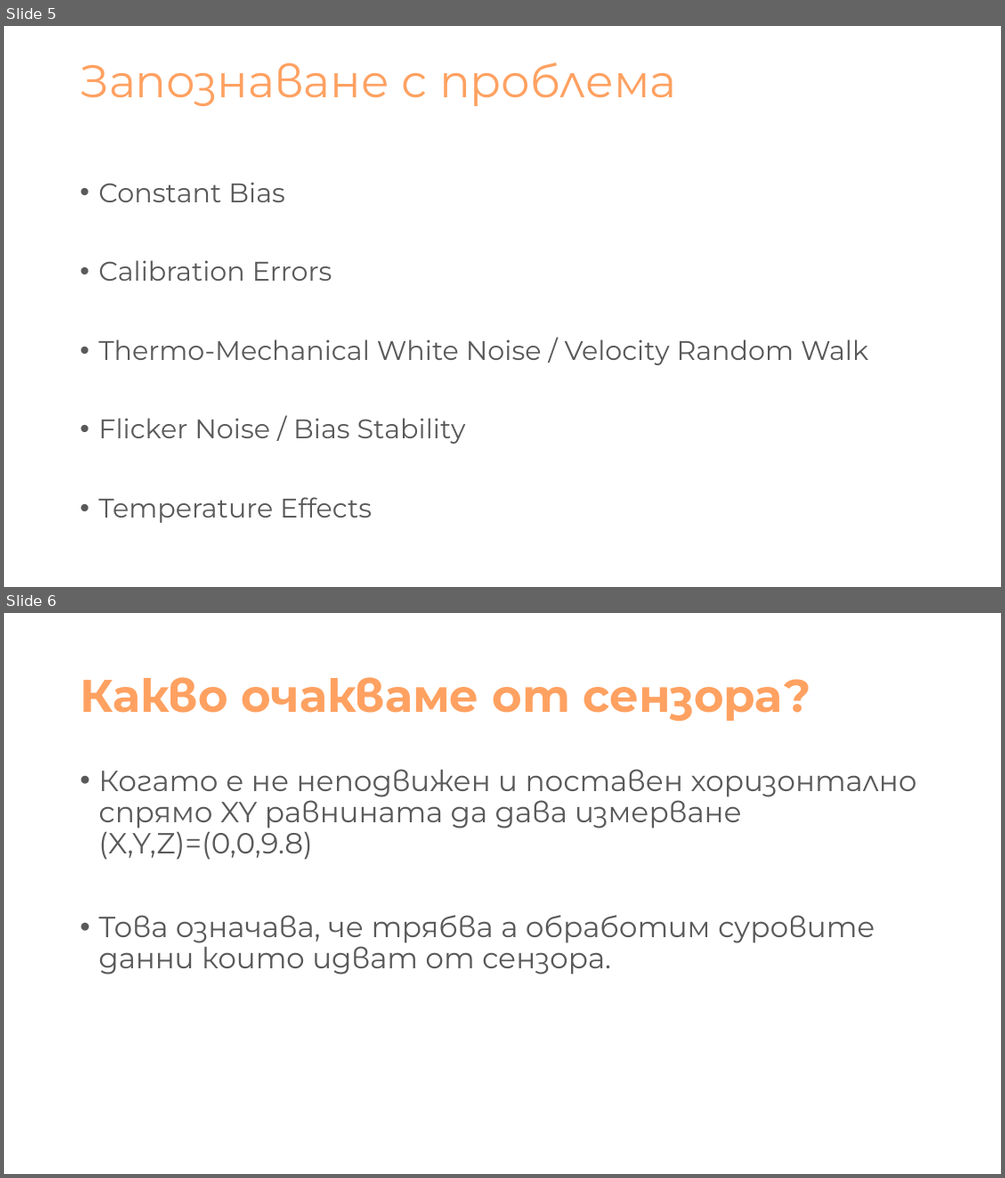
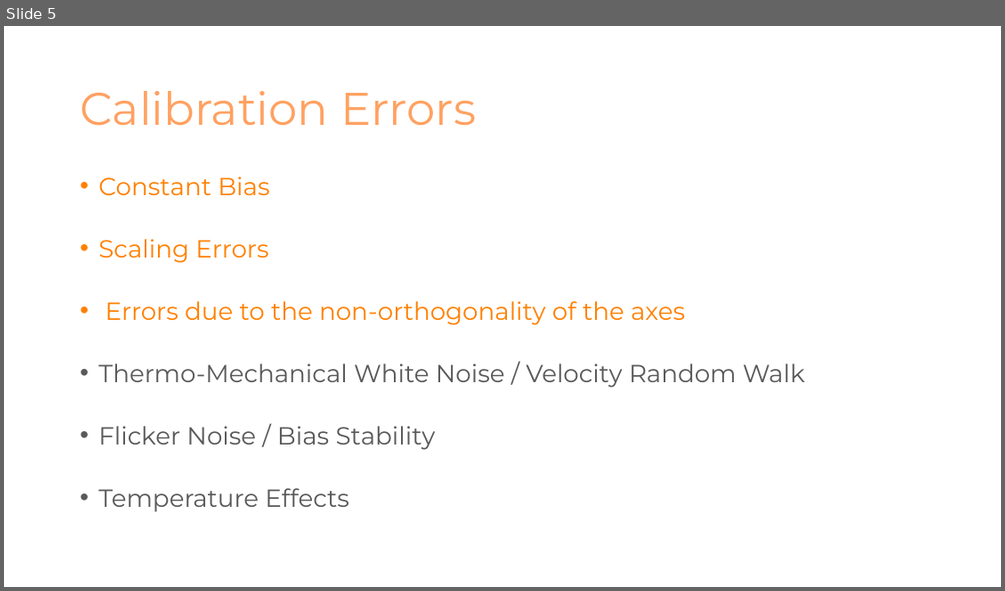
Before and after one commit to NikolaTotev/AMMRP-Course-Project, a slide deck: Presentation Materials/Калибриране на MEMS Акселерометри.pptx. Shown one above the other, each under a label of ours: slides 5 and 6 before the commit, slide 5 after it. The pictures are 1005x1178 and 1005x591 pixels, drawn with LibreOffice and Linux fonts; fonts in the diff are those of the drawing. Boxes give left, top, right and bottom in pixels: in the first picture for what was removed or moved away, otherwise in the second. Text is boxed around its words. In the diff, an @@ line names an element or a change of style, - is before the commit and + after.

```diff
--- a/Presentation Materials/Калибриране на MEMS Акселерометри.pptx
+++ b/Presentation Materials/Калибриране на MEMS Акселерометри.pptx
@@ slide 6 removed at (4,613,1001,1174), background #FFFFFF @@
@@ title removed at (80,677,810,721) @@
-Какво очакваме от сензора?
@@ text removed at (98,769,917,974) @@
-• Когато е не неподвижен и поставен хоризонтално спрямо XY равнината да дава измерване (X,Y,Z)=(0,0,9.8)
-• Това означава, че трябва а обработим суровите данни които идват от сензора.
@@ slide 5 changed as well @@
@@ title at (80,91,476,126): text changed @@
-Запознаване с проблема
+Calibration Errors
@@ text at (98,176,805,512): size 25.9 to 23.8 pt in "Constant Bias", "Thermo-Mechanical White Noise / Velocity Random Walk", "Flicker Noise / Bias Stability", "Temperature Effects"; text colour #595959 to #FF8000 in "Constant Bias"; line spacing 0.9 to 0.7 @@
@@ text at (98,239,685,325): text changed; size 25.9 to 23.8 pt; text colour #595959 to #FF8000 @@
-• Calibration Errors
+• Scaling Errors
+• Errors due to the non-orthogonality of the axes
```
Also in this commit, not shown: 1 other slide changed, 10 slides added, 7 other slides removed, 28 other files.
